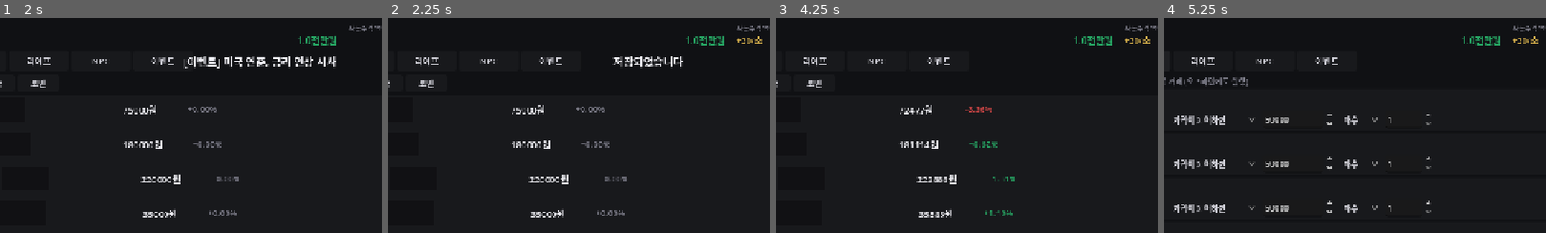
Above: before the commit, frames 1-4 (left to right).
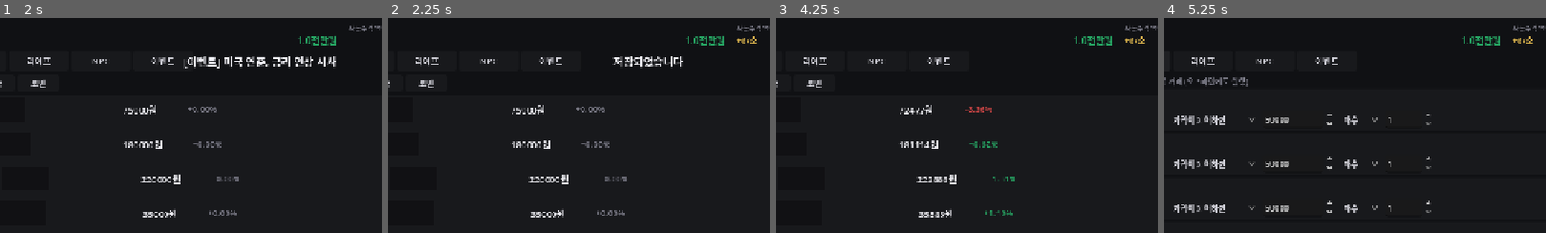
Above: after the commit, the same moments.

Repository: jettiy/StockTycoon
Game: Godot game, scene res://scenes/boot.tscn
Same seed, same stepped clock (60 frames per second), same inputs: the game is played once before the commit and once after it.
Inputs:
- Up to frame 1 (2 s): click "새 게임" at 0.5 s; click "▶ 하루 경과" at 1.25 s
- Up to frame 2 (2.25 s): click "저장" at 2 s
- Up to frame 3 (4.25 s): click "메뉴" at 2.75 s; click "새 게임" at 3.5 s
- Up to frame 4 (5.25 s): click "시장" at 4.25 s; click "자동매매" at 5 s
The pictures show only the part of the screen within x 16-66%, y 0-50%; the shares and areas given below are measured in that part.

Frame 1 is identical in both runs. In frame 2, 0.1% of the frame differs, in the area x 92-98%, y 8-12%; in frame 3, 0.1%; in frame 4, 0.1%.

Commit message:
방치형 패시브 수익 밸런스 조정
- 임대 수익: 원룸 2만→8천, 아파트 25만→6만, 섬 600만→100만 (1/4~1/6 너프)
- 현금 이자: 0.01%/일 → 0.003%/일 (1/3 너프)
- 배당금: 현실적 수준 유지 (연 1~5%)
- 게임 가속 계수 config화 (game_time_acceleration)
- 일일 수익 캡 추가: 배당 5%, 임대 3%, 이자 1% (순자산 대비)
- 단계별 ROI 커브: 원룸 1.2%/월 → 섬 0.6%/월 (비쌀수록 수익률 감소)

Diff:
--- a/data/balance.json
+++ b/data/balance.json
@@ -171,14 +171,18 @@
     "rental_income_per_day": {
       "gosiwon": 0,
       "wolset": 0,
-      "oneroom": 20000,
-      "tworoom": 60000,
-      "apartment": 250000,
-      "penthouse": 1200000,
-      "island": 6000000
+      "oneroom": 8000,
+      "tworoom": 20000,
+      "apartment": 60000,
+      "penthouse": 250000,
+      "island": 1000000
     },
-    "interest_rate_daily": 0.0001,
+    "interest_rate_daily": 0.00003,
     "tick_income_interval": 5.0,
-    "passive_display_enabled": true
+    "game_time_acceleration": 10.0,
+    "passive_display_enabled": true,
+    "daily_dividend_cap_pct": 0.05,
+    "daily_rental_cap_pct": 0.03,
+    "daily_interest_cap_pct": 0.01
   }
 }
--- a/scripts/autoload/PassiveIncomeManager.gd
+++ b/scripts/autoload/PassiveIncomeManager.gd
@@ -1,14 +1,21 @@
 extends Node
 ## PassiveIncomeManager — 방치형 자동 수익 시스템
 ## 배당금 + 임대 수익 + 예금 이자를 매 틱마다 계산하여 적립
+## 밸런스: 단계형 성장 — 초반 미미, 후반 의미있는 보조 수입
 
 signal passive_income_earned(amount: float, source: String)
 signal dividends_paid(total: float)
 
 var _tick_timer: float = 0.0
 var _tick_interval: float = 5.0
-var _interest_rate: float = 0.0001  # 일일 이율
+var _interest_rate: float = 0.00003  # 일일 이율
+var _game_accel: float = 10.0  # 1틱 = 게임상 1/N일
 var _config: Dictionary = {}
+
+# 일일 캡 (순자산 대비 %)
+var _dividend_cap_pct: float = 0.05
+var _rental_cap_pct: float = 0.03
+var _interest_cap_pct: float = 0.01
 
 # 누적 통계
 var _total_dividends: float = 0.0
@@ -26,7 +33,11 @@
 	if data and data.has("passive_income"):
 		_config = data["passive_income"]
 		_tick_interval = _config.get("tick_income_interval", 5.0)
-		_interest_rate = _config.get("interest_rate_daily", 0.0001)
+		_interest_rate = _config.get("interest_rate_daily", 0.00003)
+		_game_accel = _config.get("game_time_acceleration", 10.0)
+		_dividend_cap_pct = _config.get("daily_dividend_cap_pct", 0.05)
+		_rental_cap_pct = _config.get("daily_rental_cap_pct", 0.03)
+		_interest_cap_pct = _config.get("daily_interest_cap_pct", 0.01)
 
 
 func _process(delta: float) -> void:
@@ -34,7 +45,6 @@
 	if _tick_timer >= _tick_interval:
 		_tick_timer = 0.0
 		_process_tick()
-
 
 ## 매 틱마다 자동 수익 계산 — 실시간 방치형 수익
 func _process_tick() -> void:
@@ -65,7 +75,6 @@
 		GameManager.add_cash(total_income)
 		_last_income = total_income
 
-
 ## 틱당 배당금 계산
 func _calc_tick_dividend() -> float:
 	var total: float = 0.0
@@ -81,20 +90,18 @@
 		if yield_pct <= 0.0:
 			continue
 
-		var period: int = int(stock.get("dividend_period", 7))
 		var qty: int = int(holding["quantity"])
 		var value: float = float(stock["price"]) * float(qty)
 
-		# 연간 배당률을 일일로 변환 → 틱당으로 변환
+		# 연간 배당률 → 일일 → 틱당 (게임 가속 반영)
 		var daily_rate := yield_pct / 100.0 / 365.0
-		var tick_rate := daily_rate * (interval / 86400.0)  # 틱을 하루(86400초) 기준으로 환산
-		# 게임 시간 가속: 1틱 = 게임상 하루의 1/10로 가정
-		tick_rate = daily_rate / 10.0
+		var tick_rate := daily_rate / _game_accel
 
 		total += value * tick_rate
 
+	# 캡 적용: 일일 배당 한도 (순자산 * cap_pct / 게임가속)
+	total = _apply_cap(total, _dividend_cap_pct)
 	return total
-
 
 ## 틱당 임대 수익
 func _calc_tick_rental() -> float:
@@ -109,18 +116,31 @@
 	if rental_per_day <= 0.0:
 		return 0.0
 
-	# 하루 수익을 틱으로 분할 (1틱 = 게임상 하루의 1/10)
-	return rental_per_day / 10.0
-
+	# 하루 수익을 틱으로 분할 (게임 가속 반영)
+	var rental = rental_per_day / _game_accel
+	rental = _apply_cap(rental, _rental_cap_pct)
+	return rental
 
 ## 틱당 현금 이자
 func _calc_tick_interest() -> float:
 	var cash := GameManager.get_cash()
 	if cash <= 0:
 		return 0.0
-	# 일일 이율을 틱으로 분할
-	return cash * _interest_rate / 10.0
-
+	# 일일 이율을 틱으로 분할 (게임 가속 반영)
+	var interest = cash * _interest_rate / _game_accel
+	interest = _apply_cap(interest, _interest_cap_pct)
+	return interest
+
+## 캡 적용 — 순자산 대비 일일 최대 수익 제한
+func _apply_cap(amount: float, cap_pct: float) -> float:
+	if amount <= 0:
+		return 0.0
+	var net_worth := GameManager.get_net_worth()
+	if net_worth <= 0:
+		return amount
+	var daily_cap := net_worth * cap_pct
+	var tick_cap := daily_cap / _game_accel
+	return min(amount, tick_cap)
 
 ## 하루 경과 시 일괄 배당 지급 (큰 금액, 정기적)
 func pay_daily_dividends() -> float:
@@ -147,7 +167,11 @@
 		var dividend: float = value * yield_pct / 100.0 / 365.0 * period
 		total += dividend
 
+	# 일일 캡 적용
 	if total > 0:
+		var net_worth := GameManager.get_net_worth()
+		var cap := net_worth * _dividend_cap_pct
+		total = min(total, cap)
 		GameManager.add_cash(total)
 		_total_dividends += total
 		dividends_paid.emit(total)
@@ -160,22 +184,17 @@
 func get_total_dividends() -> float:
 	return _total_dividends
 
-
 func get_total_rental() -> float:
 	return _total_rental
 
-
 func get_total_interest() -> float:
 	return _total_interest
 
-
 func get_total_passive() -> float:
 	return _total_dividends + _total_rental + _total_interest
 
-
 func get_last_tick_income() -> float:
 	return _last_income
-
 
 ## 초당 예상 수익 (UI 표시용)
 func get_projected_per_second() -> float:
@@ -184,11 +203,17 @@
 	var interest := _calc_tick_interest()
 	return (dividend + rental + interest) / _tick_interval
 
-
 ## 하루 예상 수익 (UI 표시용)
 func get_projected_per_day() -> float:
-	return get_projected_per_second() * 86400.0 / 10.0  # 게임 시간 가속 반영
-
+	return get_projected_per_second() * 86400.0 / _game_accel
+
+## 각 항목별 예상 수익 (UI 세분화용)
+func get_projected_breakdown() -> Dictionary:
+	return {
+		"dividend": _calc_tick_dividend() / _tick_interval,
+		"rental": _calc_tick_rental() / _tick_interval,
+		"interest": _calc_tick_interest() / _tick_interval
+	}
 
 func _load_json(path: String) -> Variant:
 	if not FileAccess.file_exists(path):
--- /dev/null
+++ b/tools/gen_theme.gd
@@ -0,0 +1,53 @@
+extends Node
+## 임시 테마 생성기 — 부팅 시 자동 실행 후 자기 자신을 비활성화
+
+const THEME_PATH := "res://assets/themes/dark_trading.tres"
+
+func _ready() -> void:
+	var theme := Theme.new()
+	theme.default_font_size = 14
+
+	var COL_PANEL := Color(0.094, 0.098, 0.110, 1)
+	var COL_PANEL_LIGHT := Color(0.122, 0.126, 0.138, 1)
+	var COL_ACCENT := Color(0.20, 0.56, 0.85, 1)
+	var COL_TEXT := Color(0.82, 0.82, 0.85, 1)
+	var COL_TEXT_DIM := Color(0.50, 0.50, 0.55, 1)
+	var COL_TEXT_BRIGHT := Color(0.95, 0.95, 0.97, 1)
+
+	theme.set_stylebox("normal", "Button", _flat(COL_PANEL, 4))
+	theme.set_stylebox("hover", "Button", _flat(COL_PANEL_LIGHT, 4))
+	theme.set_stylebox("pressed", "Button", _flat(COL_ACCENT, 4))
+	theme.set_stylebox("disabled", "Button", _flat(Color(0.06, 0.06, 0.07, 1), 4))
+	theme.set_color("font_color", "Button", COL_TEXT)
+	theme.set_color("font_hover_color", "Button", COL_TEXT_BRIGHT)
+	theme.set_color("font_pressed_color", "Button", Color.WHITE)
+	theme.set_color("font_disabled_color", "Button", COL_TEXT_DIM)
+	theme.set_font_size("font_size", "Button", 14)
+
+	theme.set_color("font_color", "Label", COL_TEXT)
+	theme.set_font_size("font_size", "Label", 14)
+
+	theme.set_stylebox("normal", "OptionButton", _flat(COL_PANEL, 4))
+	theme.set_color("font_color", "OptionButton", COL_TEXT)
+	theme.set_font_size("font_size", "OptionButton", 13)
+	theme.set_font_size("font_size", "SpinBox", 14)
+	theme.set_stylebox("panel", "ScrollContainer", _flat(COL_PANEL, 0))
+	theme.set_stylebox("panel", "PanelContainer", _flat(COL_PANEL, 6))
+
+	var err := ResourceSaver.save(theme, THEME_PATH)
+	if err == OK:
+		print("Theme saved OK")
+	else:
+		print("Theme save failed: ", err)
+
+	get_tree().quit()
+
+func _flat(bg: Color, radius: int) -> StyleBoxFlat:
+	var s := StyleBoxFlat.new()
+	s.bg_color = bg
+	s.set_corner_radius_all(radius)
+	s.content_margin_left = 8.0
+	s.content_margin_right = 8.0
+	s.content_margin_top = 4.0
+	s.content_margin_bottom = 4.0
+	return s
--- /dev/null
+++ b/tools/gen_theme.tscn
@@ -0,0 +1,6 @@
+[gd_scene load_steps=2 format=3]
+
+[ext_resource type="Script" path="res://tools/gen_theme.gd" id="1_gen"]
+
+[node name="Root" type="Node"]
+script = ExtResource("1_gen")
--- /dev/null
+++ b/tools/generate_theme.gd
@@ -0,0 +1,75 @@
+extends Node
+## 헤드리스 테마 생성 스크립트
+
+const THEME_PATH := "res://assets/themes/dark_trading.tres"
+
+const COL_BG := Color(0.063, 0.067, 0.078, 1)
+const COL_PANEL := Color(0.094, 0.098, 0.110, 1)
+const COL_PANEL_LIGHT := Color(0.122, 0.126, 0.138, 1)
+const COL_ACCENT := Color(0.20, 0.56, 0.85, 1)
+const COL_UP := Color(0.15, 0.65, 0.39, 1)
+const COL_DOWN := Color(0.80, 0.27, 0.27, 1)
+const COL_TEXT := Color(0.82, 0.82, 0.85, 1)
+const COL_TEXT_DIM := Color(0.50, 0.50, 0.55, 1)
+const COL_TEXT_BRIGHT := Color(0.95, 0.95, 0.97, 1)
+const COL_GOLD := Color(0.85, 0.70, 0.30, 1)
+
+
+func _ready() -> void:
+	var theme := Theme.new()
+	theme.default_font_size = 14
+
+	# Button
+	theme.set_stylebox("normal", "Button", _flat(COL_PANEL, 4))
+	theme.set_stylebox("hover", "Button", _flat(COL_PANEL_LIGHT, 4))
+	theme.set_stylebox("pressed", "Button", _flat(COL_ACCENT, 4))
+	theme.set_stylebox("disabled", "Button", _flat(Color(0.06, 0.06, 0.07, 1), 4))
+	theme.set_color("font_color", "Button", COL_TEXT)
+	theme.set_color("font_hover_color", "Button", COL_TEXT_BRIGHT)
+	theme.set_color("font_pressed_color", "Button", Color.WHITE)
+	theme.set_color("font_disabled_color", "Button", COL_TEXT_DIM)
+	theme.set_font_size("font_size", "Button", 14)
+
+	# Label
+	theme.set_color("font_color", "Label", COL_TEXT)
+	theme.set_font_size("font_size", "Label", 14)
+
+	# OptionButton
+	theme.set_stylebox("normal", "OptionButton", _flat(COL_PANEL, 4))
+	theme.set_stylebox("hover", "OptionButton", _flat(COL_PANEL_LIGHT, 4))
+	theme.set_stylebox("pressed", "OptionButton", _flat(COL_ACCENT, 4))
+	theme.set_color("font_color", "OptionButton", COL_TEXT)
+	theme.set_font_size("font_size", "OptionButton", 13)
+
+	# SpinBox
+	theme.set_font_size("font_size", "SpinBox", 14)
+
+	# ScrollContainer
+	theme.set_stylebox("panel", "ScrollContainer", _flat(COL_PANEL, 0))
+
+	# PanelContainer
+	theme.set_stylebox("panel", "PanelContainer", _flat(COL_PANEL, 6))
+
+	# HSeparator
+	theme.set_stylebox("separator", "HSeparator", _flat(Color(0.12, 0.12, 0.14, 1), 0))
+	theme.set_constant("separation", "HSeparator", 8)
+
+	# 저장
+	var err := ResourceSaver.save(theme, THEME_PATH)
+	if err == OK:
+		print("✅ Theme saved: ", THEME_PATH)
+	else:
+		push_error("Failed to save theme: %d" % err)
+
+	get_tree().quit()
+
+
+func _flat(bg: Color, radius: int) -> StyleBoxFlat:
+	var s := StyleBoxFlat.new()
+	s.bg_color = bg
+	s.set_corner_radius_all(radius)
+	s.content_margin_left = 8.0
+	s.content_margin_right = 8.0
+	s.content_margin_top = 4.0
+	s.content_margin_bottom = 4.0
+	return s
--- /dev/null
+++ b/tools/theme_generator.gd
@@ -0,0 +1,80 @@
+@tool
+extends EditorScript
+## ThemeGenerator — 다크 트레이딩 터미널 테마를 코드로 생성하여 .tres로 저장
+## 에디터 메뉴 → Script → Run 으로 실행
+
+const THEME_PATH := "res://assets/themes/dark_trading.tres"
+
+# 색상 상수
+const COL_BG := Color(0.063, 0.067, 0.078, 1)
+const COL_PANEL := Color(0.094, 0.098, 0.110, 1)
+const COL_PANEL_LIGHT := Color(0.122, 0.126, 0.138, 1)
+const COL_ACCENT := Color(0.20, 0.56, 0.85, 1)
+const COL_UP := Color(0.15, 0.65, 0.39, 1)
+const COL_DOWN := Color(0.80, 0.27, 0.27, 1)
+const COL_TEXT := Color(0.82, 0.82, 0.85, 1)
+const COL_TEXT_DIM := Color(0.50, 0.50, 0.55, 1)
+const COL_TEXT_BRIGHT := Color(0.95, 0.95, 0.97, 1)
+const COL_GOLD := Color(0.85, 0.70, 0.30, 1)
+
+
+func _run() -> void:
+	var theme := Theme.new()
+
+	# 기본 폰트 사이즈
+	theme.default_font_size = 14
+
+	# ─── Button ────────────────────────────
+	theme.set_stylebox("normal", "Button", _flat(COL_PANEL, 4))
+	theme.set_stylebox("hover", "Button", _flat(COL_PANEL_LIGHT, 4))
+	theme.set_stylebox("pressed", "Button", _flat(COL_ACCENT, 4))
+	theme.set_stylebox("disabled", "Button", _flat(Color(0.06, 0.06, 0.07, 1), 4))
+	theme.set_color("font_color", "Button", COL_TEXT)
+	theme.set_color("font_hover_color", "Button", COL_TEXT_BRIGHT)
+	theme.set_color("font_pressed_color", "Button", Color.WHITE)
+	theme.set_color("font_disabled_color", "Button", COL_TEXT_DIM)
+	theme.set_font_size("font_size", "Button", 14)
+
+	# ─── Label ────────────────────────────
+	theme.set_color("font_color", "Label", COL_TEXT)
+	theme.set_font_size("font_size", "Label", 14)
+
+	# ─── OptionButton ─────────────────────
+	theme.set_stylebox("normal", "OptionButton", _flat(COL_PANEL, 4))
+	theme.set_stylebox("hover", "OptionButton", _flat(COL_PANEL_LIGHT, 4))
+	theme.set_stylebox("pressed", "OptionButton", _flat(COL_ACCENT, 4))
+	theme.set_color("font_color", "OptionButton", COL_TEXT)
+	theme.set_font_size("font_size", "OptionButton", 13)
+
+	# ─── SpinBox ──────────────────────────
+	theme.set_stylebox("up_background", "SpinBox", _flat(COL_PANEL, 2))
+	theme.set_stylebox("down_background", "SpinBox", _flat(COL_PANEL, 2))
+	theme.set_font_size("font_size", "SpinBox", 14)
+
+	# ─── ScrollContainer ──────────────────
+	theme.set_stylebox("panel", "ScrollContainer", _flat(COL_PANEL, 0))
+
+	# ─── PanelContainer ───────────────────
+	theme.set_stylebox("panel", "PanelContainer", _flat(COL_PANEL, 6))
+
+	# ─── HSeparator / VSeparator ──────────
+	theme.set_stylebox("separator", "HSeparator", _flat(Color(0.12, 0.12, 0.14, 1), 0))
+	theme.set_constant("separation", "HSeparator", 8)
+
+	# 저장
+	var err := ResourceSaver.save(theme, THEME_PATH)
+	if err == OK:
+		print("Theme saved to: ", THEME_PATH)
+	else:
+		push_error("Failed to save theme: %d" % err)
+
+
+func _flat(bg: Color, radius: int) -> StyleBoxFlat:
+	var s := StyleBoxFlat.new()
+	s.bg_color = bg
+	s.set_corner_radius_all(radius)
+	s.content_margin_left = 8.0
+	s.content_margin_right = 8.0
+	s.content_margin_top = 4.0
+	s.content_margin_bottom = 4.0
+	return s
Binary file added: screenshot_autotrade.png
Binary file added: screenshot_boot.png
Binary file added: screenshot_life.png
Binary file added: screenshot_main.png
Binary file added: screenshot_market.png
Not shown, added: tools/gen_theme.gd.uid
Not shown, added: tools/generate_theme.gd.uid
Not shown, added: tools/theme_generator.gd.uid
